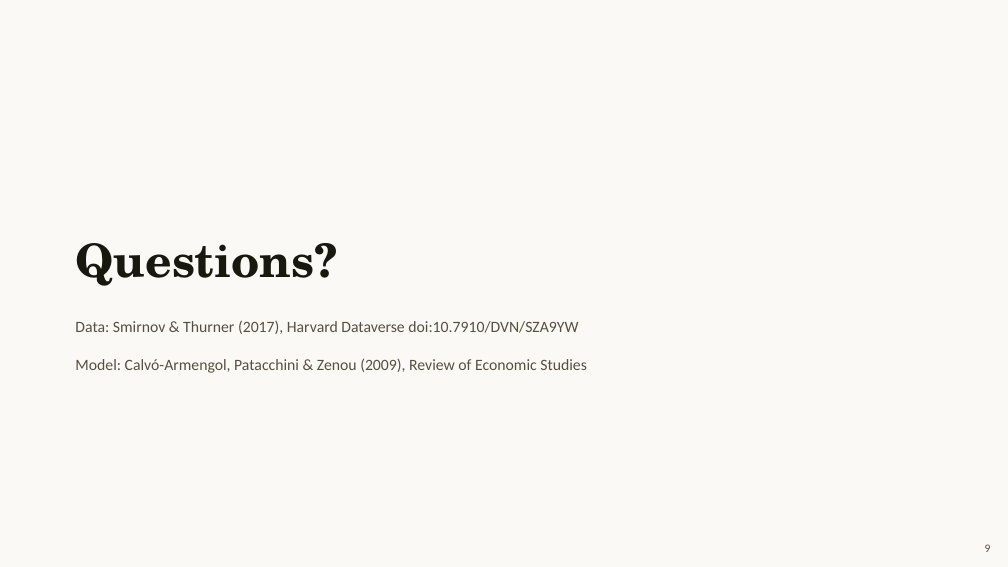
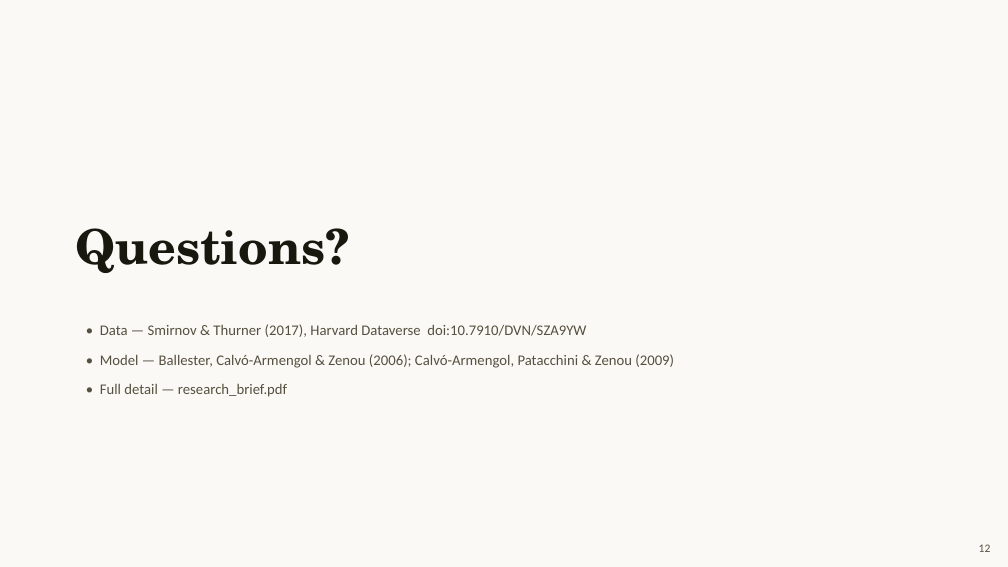
Before and after one commit to TingyingHuang/ECC3841-network-position-and-academic-performance, a slide deck: slide 12 of slides/Presentation1.pptx (slide 9 before the commit). Drawn at 1008x567 pixels with LibreOffice and Linux fonts; fonts in the diff are those of the drawing. Boxes give left, top, right and bottom in pixels: in the first picture for what was removed or moved away, otherwise in the second. Text is boxed around its words. In the diff, an @@ line names an element or a change of style, - is before the commit and + after.

```diff
--- a/slides/Presentation1.pptx
+++ b/slides/Presentation1.pptx
@@ text "Questions?": place and size @@
-text "Questions?" at [75, 243, 337, 286]
+text "Questions?" at [75, 228, 349, 273]
@@ text "Questions?" at [75, 228, 349, 273]: size 44 to 46 pt @@
@@ text at [100, 324, 674, 397]: text changed; size 15 to 14 pt @@
-Data: Smirnov & Thurner (2017), Harvard Dataverse doi:10.7910/DVN/SZA9YW
+• Data — Smirnov & Thurner (2017), Harvard Dataverse doi:10.7910/DVN/SZA9YW
+• Model — Ballester, Calvó-Armengol & Zenou (2006); Calvó-Armengol, Patacchini & Zenou (2009)
+• Full detail — research_brief.pdf
@@ text removed at [75, 358, 587, 373] @@
-Model: Calvó-Armengol, Patacchini & Zenou (2009), Review of Economic Studies
@@ text at [979, 544, 991, 552]: text changed @@
-9
+12
```
Also in this commit, not shown: 3 other slides changed, 8 slides added, 5 slides removed, 9 other files.
